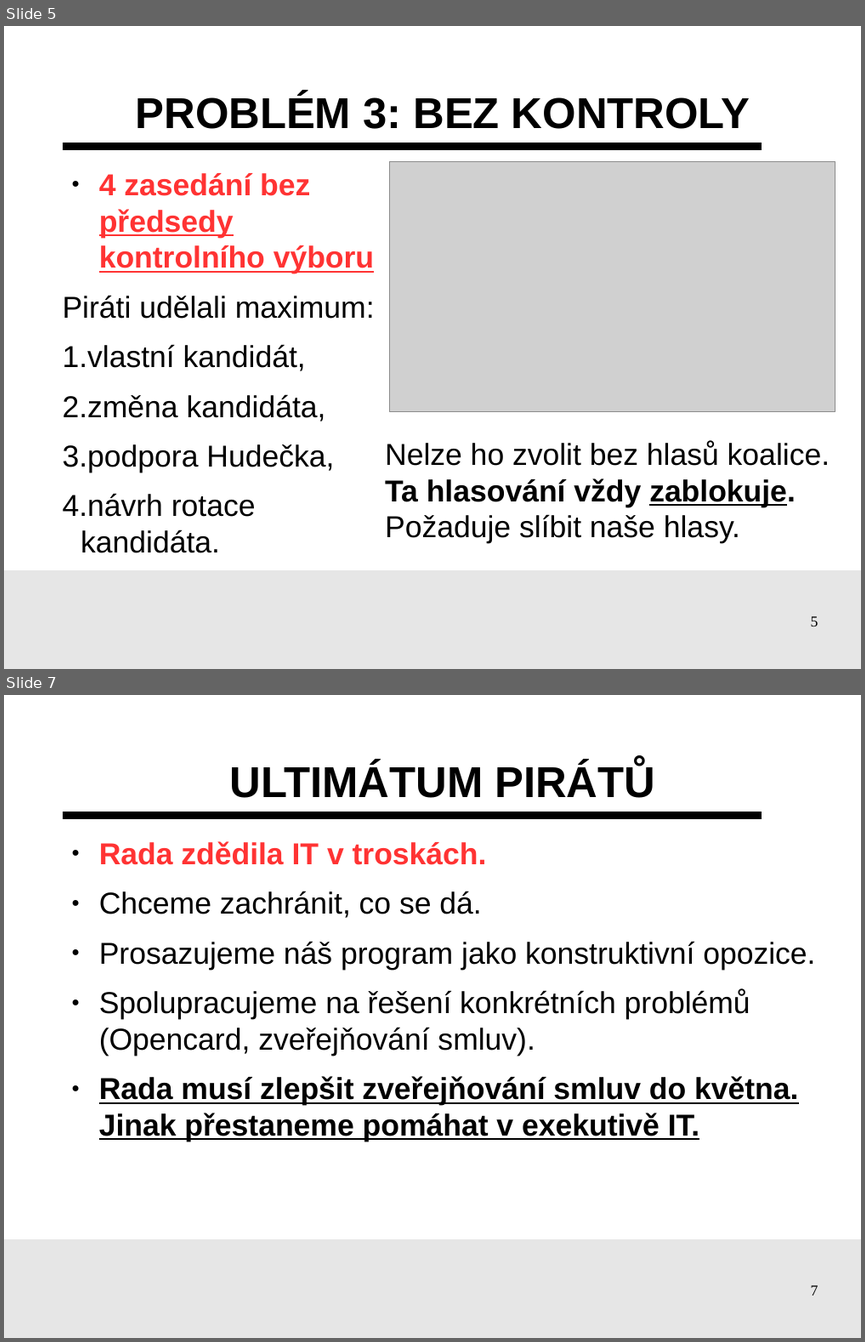
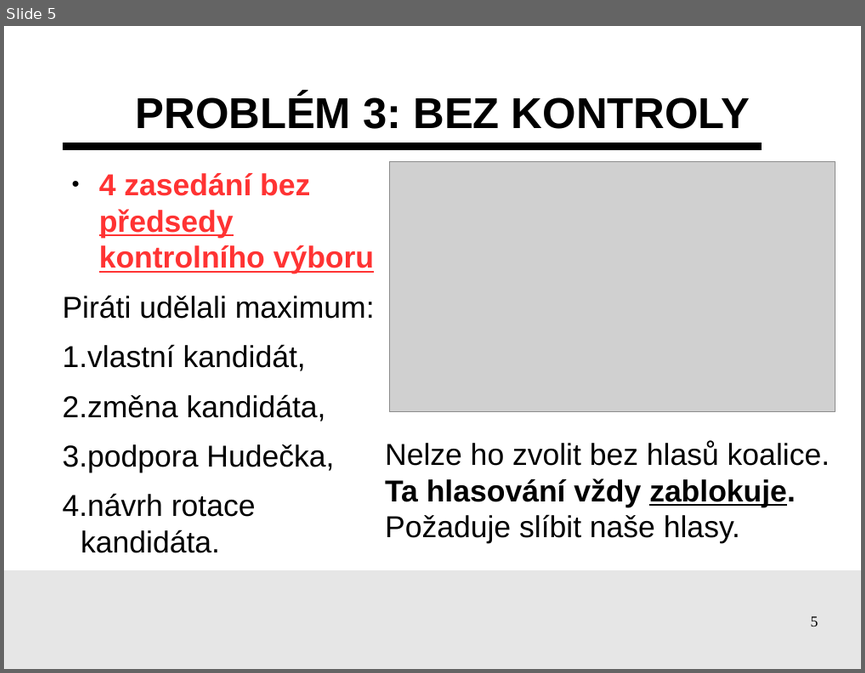
Before and after one commit to pirati-cz/KlubPraha, a slide deck: prezentace/2015/prezentace.odp. Shown one above the other, each under a label of ours: slides 5 and 7 before the commit, slide 5 after it; the slides between them are not shown. The pictures are 865x1342 and 865x673 pixels, drawn with LibreOffice and Linux fonts; fonts in the diff are those of the drawing; grey boxes stand for pictures; background and template pictures are left out. Boxes give left, top, right and bottom in pixels: in the first picture for what was removed or moved away, otherwise in the second. Text is boxed around its words. In the diff, an @@ line names an element or a change of style, - is before the commit and + after.

```diff
--- a/prezentace/2015/prezentace.odp
+++ b/prezentace/2015/prezentace.odp
@@ slide 7 removed at (4,695,861,1338), background #FFFFFF; not listed: 3 template elements that a slide beside it also shows @@
@@ title removed at (230,763,655,798) @@
-ULTIMÁTUM PIRÁTŮ
@@ text removed at (99,841,815,1141) @@
-● Rada zdědila IT v troskách.
-● Chceme zachránit, co se dá.
-● Prosazujeme náš program jako konstruktivní opozice.
-● Spolupracujeme na řešení konkrétních problémů (Opencard, zveřejňování smluv).
-● Rada musí zlepšit zveřejňování smluv do května. Jinak přestaneme pomáhat v exekutivě IT.
```
Also in this commit, not shown: 4 slides changed, 1 slide added.
